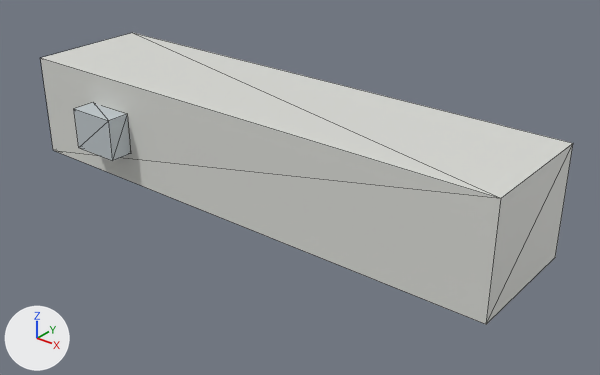
Renders of the glTF model public/models/city-pack/bridge.glb from each side of a commit.
One viewpoint serves both versions: a 50 mm lens placed at (9.06, -11.7, 5.9), pointed at (0.68, -1.23, -0.59). The lights are fixed; the arrows at lower left show +X, +Y and +Z. The first picture is the older version. Mesh edges are drawn as thin lines. Where no turn or scale is listed for an object, it has been applied to the vertices.

In view in the first picture: 'g0', 'g1'.
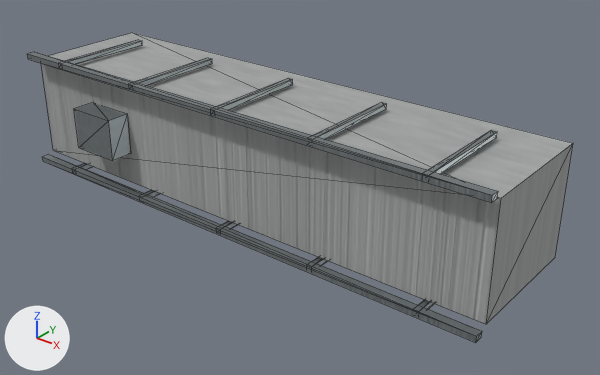
Patch to the scene script:
```diff
--- a/public/models/city-pack/bridge.glb.py
+++ b/public/models/city-pack/bridge.glb.py
@@ img_cement_normal_b79c96571d4c_png @@
+img_cement_normal_b79c96571d4c_png = load_image('cement_normal.b79c96571d4c.png', 'textures/cement_normal.b79c96571d4c.png', 256, 256, 'Non-Color')
@@ img_cement_base_d2ed599c1ae0_png @@
+img_cement_base_d2ed599c1ae0_png = load_image('cement_base.d2ed599c1ae0.png', 'textures/cement_base.d2ed599c1ae0.png', 256, 256, 'sRGB')
@@ img_cement_metal_rough_0e60168b89fc_png @@
+img_cement_metal_rough_0e60168b89fc_png = load_image('cement_metal_rough.0e60168b89fc.png', 'textures/cement_metal_rough.0e60168b89fc.png', 256, 256, 'Non-Color')
@@ img_steel_normal_589b96e45df2_png @@
+img_steel_normal_589b96e45df2_png = load_image('steel_normal.589b96e45df2.png', 'textures/steel_normal.589b96e45df2.png', 256, 256, 'Non-Color')
@@ img_steel_base_736cd9371f6f_png @@
+img_steel_base_736cd9371f6f_png = load_image('steel_base.736cd9371f6f.png', 'textures/steel_base.736cd9371f6f.png', 256, 256, 'sRGB')
@@ img_steel_metal_rough_928f8bcbe430_png @@
+img_steel_metal_rough_928f8bcbe430_png = load_image('steel_metal_rough.928f8bcbe430.png', 'textures/steel_metal_rough.928f8bcbe430.png', 256, 256, 'Non-Color')
@@ mat_cement @@
+mat_cement = bpy.data.materials.new('cement')
+# uses the picture img_cement_base_d2ed599c1ae0_png
+# uses the picture img_cement_metal_rough_0e60168b89fc_png
+# uses the picture img_cement_normal_b79c96571d4c_png
@@ mat_steel @@
+mat_steel = bpy.data.materials.new('steel')
+# uses the picture img_steel_base_736cd9371f6f_png
+# uses the picture img_steel_metal_rough_928f8bcbe430_png
+# uses the picture img_steel_normal_589b96e45df2_png
@@ me_g0 @@
 me_g0.from_pydata(...)  # 8 vertices, 12 faces; spans x -5.0..5.0, y -2.4..0.0, z -1.0..1.0
 # used by ob_g0; location = (0.0, 0.0, 0.0)
-me_g0.materials.append(mat_defaultmaterial)
+# me_g0 part 1: vertex colours changed
+me_g0.materials.append(mat_cement)
@@ me_steel @@
+me_steel.from_pydata(...)  # 104 vertices, 156 faces; spans x -5.0..5.0, y -2.82..-0.65, z -1.16..1.16
+me_steel.materials.append(mat_steel)
@@ ob_g1 @@
-ob_g1 = bpy.data.objects.new('g1', me_g1)
-ob_g1.location = (0.0, 0.0, 0.0)
@@ ob_steel @@
+ob_steel = bpy.data.objects.new('steel', me_steel)
+ob_steel.location = (0.0, 0.0, 0.0)
```

Location of each change, (x1, y1, x2, y2) in pixels of the pictures (600 x 375 px):
'g0', recoloured (darker): (41, 33, 573, 324) in both
'steel', added: after (27, 40, 498, 343)
'g1', deleted: before (74, 103, 130, 161)
